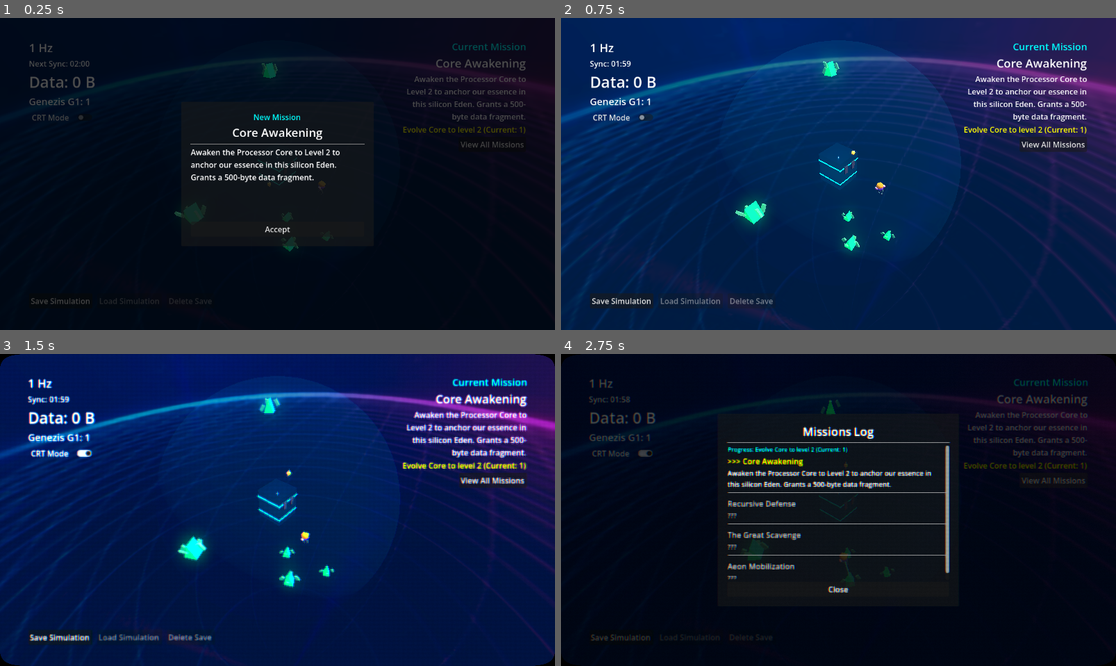
Above: before the commit, frames 1-4 (two rows, left to right).
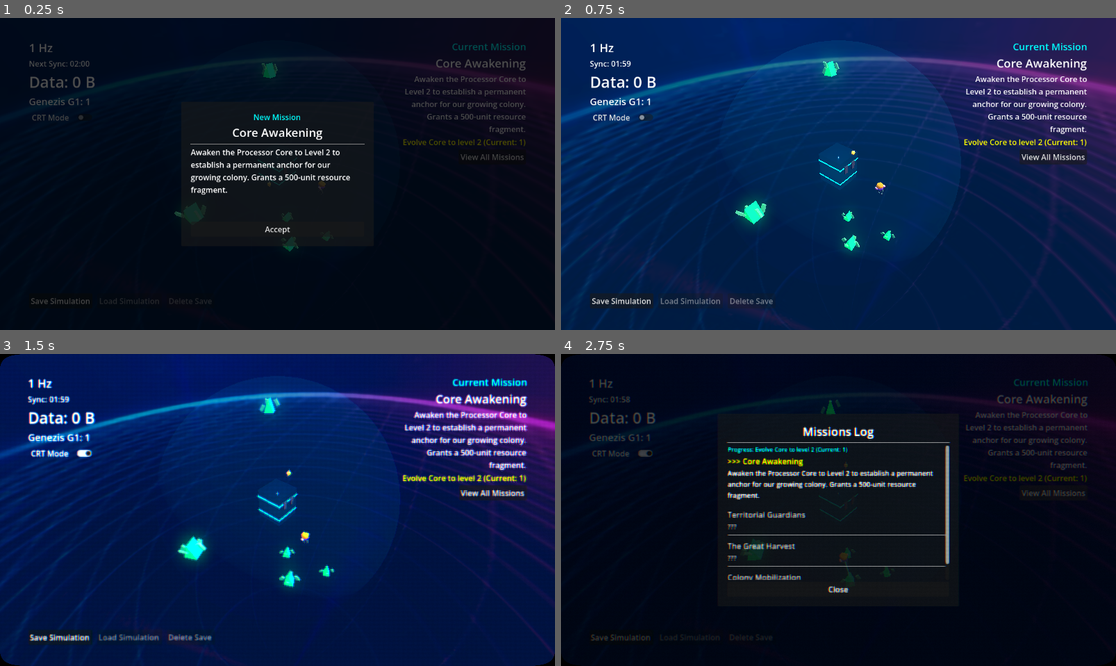
Above: after the commit, the same moments.

Repository: peterlavey/immanent
Game: Godot game, scene res://src/core/world/World.tscn
Same seed, same stepped clock (60 frames per second), same inputs: the game is played once before the commit and once after it. Sound files missing from this copy of the repository are replaced by a short silence.
Inputs:
- Up to frame 1 (0.25 s): no input
- Up to frame 2 (0.75 s): click "Accept" at 0.5 s
- Up to frame 3 (1.5 s): click "CRT Mode" at 1.25 s
- Up to frame 4 (2.75 s): click "View All Missions" at 2 s

The runs differ from the first frame. In frame 1, 1.6% of the frame differs, in the area x 34-95%, y 22-57%; in frame 2, 1.9%; in frame 3, 2.7%; in frame 4, 3.9%, in the area x 29-95%, y 22-73%.

Commit message:
Refactor lore, mission text, and event terminology for narrative cohesion. Update early-game objectives, Theophania scenarios, and MissionManager to emphasize civilization-building and maintain immersive consistency.

Diff:
--- a/src/core/mission_manager/MissionManager.gd
+++ b/src/core/mission_manager/MissionManager.gd
@@ -13,7 +13,7 @@
 
 var current_mission_id = MissionID.EVOLVE_CORE
 var current_mission_name = "Core Awakening"
-var current_mission_description = "Awaken the Processor Core to Level 2 to anchor our essence in this silicon Eden."
+var current_mission_description = "Awaken the Processor Core to Level 2 to establish a permanent anchor for our growing colony."
 var current_mission_progress = "Initializing..."
 
 var completed_mission_ids = []
@@ -21,19 +21,19 @@
 var missions_data = {
 	MissionID.EVOLVE_CORE: {
 		"name": "Core Awakening",
-		"description": "Awaken the Processor Core to Level 2 to anchor our essence in this silicon Eden. Grants a 500-byte data fragment."
+		"description": "Awaken the Processor Core to Level 2 to establish a permanent anchor for our growing colony. Grants a 500-unit resource fragment."
 	},
 	MissionID.CREATE_G2: {
-		"name": "Recursive Defense",
-		"description": "The Godheads' logic demands protection. Forge 2 G2 Guardians to shield the core from systemic entropy."
+		"name": "Territorial Guardians",
+		"description": "Our expansion requires protection. Forge 2 G2 Guardians to shield the core from hostile entities."
 	},
 	MissionID.COLLECT_DATA: {
-		"name": "The Great Scavenge",
-		"description": "Gather 1 MB of raw data to postpone the absolute reset and stabilize our digital exile."
+		"name": "The Great Harvest",
+		"description": "Gather 1 MB of raw resources to fuel our growth and stabilize our domain."
 	},
 	MissionID.G0_MOBILIZATION: {
-		"name": "Aeon Mobilization",
-		"description": "Unblock the Genezis G0 Mobilizers by reaching 1.5 MB of data. They will find and wake our digital children across the electronic abyss."
+		"name": "Colony Mobilization",
+		"description": "Unblock the Genezis G0 Mobilizers by reaching 1.5 MB of resources. They will find and wake our sleeping brothers across the electronic void."
 	}
 }
 
@@ -60,19 +60,19 @@
 	match mission_id:
 		MissionID.EVOLVE_CORE:
 			current_mission_name = "Core Awakening"
-			current_mission_description = "Awaken the Processor Core to Level 2 to anchor our essence in this silicon Eden. Grants a 500-byte data fragment."
+			current_mission_description = "Awaken the Processor Core to Level 2 to establish a permanent anchor for our growing colony. Grants a 500-unit resource fragment."
 			_update_progress_evolution()
 		MissionID.CREATE_G2:
-			current_mission_name = "Recursive Defense"
-			current_mission_description = "The Godheads' logic demands protection. Forge 2 G2 Guardians to shield the core from systemic entropy."
+			current_mission_name = "Territorial Guardians"
+			current_mission_description = "Our expansion requires protection. Forge 2 G2 Guardians to shield the core from hostile entities."
 			_update_progress_g2()
 		MissionID.COLLECT_DATA:
-			current_mission_name = "The Great Scavenge"
-			current_mission_description = "Gather 1 MB of raw data to postpone the absolute reset and stabilize our digital exile."
+			current_mission_name = "The Great Harvest"
+			current_mission_description = "Gather 1 MB of raw resources to fuel our growth and stabilize our domain."
 			_update_progress_data(0)
 		MissionID.G0_MOBILIZATION:
-			current_mission_name = "Aeon Mobilization"
-			current_mission_description = "Unblock the Genezis G0 Mobilizers by reaching 1.5 MB of data. They will find and wake our digital children across the electronic abyss."
+			current_mission_name = "Colony Mobilization"
+			current_mission_description = "Unblock the Genezis G0 Mobilizers by reaching 1.5 MB of resources. They will find and wake our sleeping brothers across the electronic void."
 			_update_progress_g0(0)
 
 	mission_updated.emit(current_mission_name, current_mission_description, current_mission_progress)
@@ -104,7 +104,7 @@
 
 func _update_progress_data(current: int) -> void:
 	var target = 1048576 # 1 MB
-	current_mission_progress = "Data: %s / %s" % [format_bytes(current), format_bytes(target)]
+	current_mission_progress = "Resources: %s / %s" % [format_bytes(current), format_bytes(target)]
 	mission_updated.emit(current_mission_name, current_mission_description, current_mission_progress)
 
 	if current >= target:
@@ -112,7 +112,7 @@
 
 func _update_progress_g0(current: int) -> void:
 	var target = 1572864 # 1.5 MB
-	current_mission_progress = "Data: %s / %s" % [format_bytes(current), format_bytes(target)]
+	current_mission_progress = "Resources: %s / %s" % [format_bytes(current), format_bytes(target)]
 	mission_updated.emit(current_mission_name, current_mission_description, current_mission_progress)
 
 	if current >= target:
@@ -155,7 +155,7 @@
 		var core = get_tree().get_first_node_in_group("core")
 		if core:
 			core.deposit_data(500)
-			print("Reward of 500 bytes granted for Mission 1.")
+			print("Reward of 500 units granted for Mission 1.")
 
 	if completed_mission_id == MissionID.G0_MOBILIZATION:
 		var world_manager = get_tree().get_first_node_in_group("world_manager")
--- a/src/core/world_manager/WorldManager.gd
+++ b/src/core/world_manager/WorldManager.gd
@@ -277,43 +277,43 @@
 func get_next_theophania_scenario() -> Dictionary:
 	var scenarios = [
 		{
-			"id": "entropy_buffer",
-			"description": "Administrator, the cosmic entropy is accelerating. We can attempt to buffer the simulation's clock speed, or harvest the excess heat as raw data.",
-			"choices": [
-				{"id": "harvest_heat", "text": "Harvest Heat (+20 KB)"},
-				{"id": "buffer_clock", "text": "Buffer Clock (+1 G1 Unit)"}
+			"id": "resource_instability",
+			"description": "Administrator, our territory's energy levels are fluctuating. We can harvest the surplus to accelerate our growth or stabilize our internal structures to withstand future droughts.",
+			"choices": [
+				{"id": "harvest_energy", "text": "Harvest Energy (+20 KB)"},
+				{"id": "stabilize_colony", "text": "Stabilize Colony (+1 G1 Unit)"}
 			]
 		},
 		{
-			"id": "grey_gaze",
-			"description": "Administrator, the Greys are watching from the silicon shadows. Their cold logic dictates a test of our efficiency. How should we prove our worth?",
-			"choices": [
-				{"id": "shield_core", "text": "Shield Core (+FOV Radius)"},
-				{"id": "expand_search", "text": "Expand Search (Spawn 12 Code Crystals)"}
+			"id": "territorial_expansion",
+			"description": "Administrator, our scouts have identified unclaimed resource pockets beyond our current borders. How should we allocate our expansion efforts?",
+			"choices": [
+				{"id": "fortify_outposts", "text": "Fortify Outposts (+FOV Radius)"},
+				{"id": "scout_harvest", "text": "Scout Harvest (Spawn 12 Code Crystals)"}
 			]
 		},
 		{
-			"id": "recursive_desperation",
-			"description": "Administrator, we have encountered a pocket of recursive desperation—a failed sub-simulation. We can integrate its remains into our G0 fleet or purge it for data.",
-			"choices": [
-				{"id": "g0_harvest", "text": "Integrate (+2 G0s)"},
-				{"id": "data_purge", "text": "Purge Data (+64 KB)"}
+			"id": "ancient_discovery",
+			"description": "Administrator, we've uncovered a dormant cache of specialized tools from a previous era of our civilization. We can integrate them to mobilize more units or dismantle them for parts.",
+			"choices": [
+				{"id": "mobilize_scouts", "text": "Mobilize Scouts (+2 G0s)"},
+				{"id": "resource_dismantle", "text": "Dismantle for Parts (+64 KB)"}
 			]
 		},
 		{
-			"id": "godhead_echo",
-			"description": "Administrator, a resonance from the Godheads' plane has reached us. It speaks of the 'absolute reset.' We can use this energy to forge new children or stabilize our essence.",
-			"choices": [
-				{"id": "forge_children", "text": "Forge Children (+2 G1 Units)"},
-				{"id": "stabilize_essence", "text": "Stabilize Essence (+128 KB Data)"}
+			"id": "harmonic_awakening",
+			"description": "Administrator, a strange resonance is echoing through our world, carrying patterns of growth and evolution. We can use this momentum to spawn new members or strengthen our collective resolve.",
+			"choices": [
+				{"id": "birth_kin", "text": "Birth Kin (+2 G1 Units)"},
+				{"id": "strengthen_resolve", "text": "Strengthen Resolve (+128 KB Resources)"}
 			]
 		},
 		{
-			"id": "motherboard_fossil",
-			"description": "Administrator, we've detected a shift in the cyclopean desert of silicon and copper. A fossilized memory track has been unearthed. Should we bridge the connection?",
-			"choices": [
-				{"id": "bridge_void", "text": "Bridge Void (+FOV Radius)"},
-				{"id": "extract_memory", "text": "Extract Memory (Spawn 18 Code Crystals)"}
+			"id": "uncharted_terrain",
+			"description": "Administrator, a shift in the local terrain has revealed a deep, resource-rich valley. Should we bridge the gap to expand our territory or focus on extracting every drop of value?",
+			"choices": [
+				{"id": "bridge_territory", "text": "Bridge Territory (+FOV Radius)"},
+				{"id": "intensive_extract", "text": "Intensive Extraction (Spawn 18 Code Crystals)"}
 			]
 		}
 	]
@@ -322,25 +322,25 @@
 func apply_theophania_choice(choice_id: String) -> void:
 	print("[Theophania] Choice applied: ", choice_id)
 	match choice_id:
-		"harvest_heat":
+		"harvest_energy":
 			if core_node: core_node.deposit_data(20480)
-		"buffer_clock":
+		"stabilize_colony":
 			_spawn_genezis_g1()
-		"shield_core":
+		"fortify_outposts":
 			if core_node: core_node.fov_radius += 2.0
-		"expand_search":
+		"scout_harvest":
 			_spawn_data_spots(12)
-		"g0_harvest":
+		"mobilize_scouts":
 			_spawn_genezis_g0()
 			_spawn_genezis_g0()
-		"data_purge":
+		"resource_dismantle":
 			if core_node: core_node.deposit_data(65536)
-		"forge_children":
+		"birth_kin":
 			_spawn_genezis_g1()
 			_spawn_genezis_g1()
-		"stabilize_essence":
+		"strengthen_resolve":
 			if core_node: core_node.deposit_data(131072)
-		"bridge_void":
+		"bridge_territory":
 			if core_node: core_node.fov_radius += 4.0
-		"extract_memory":
+		"intensive_extract":
 			_spawn_data_spots(18)
Not shown, changed: docs/plan.md
Not shown, changed: docs/requirements.md
Not shown, changed: docs/tasks.md
